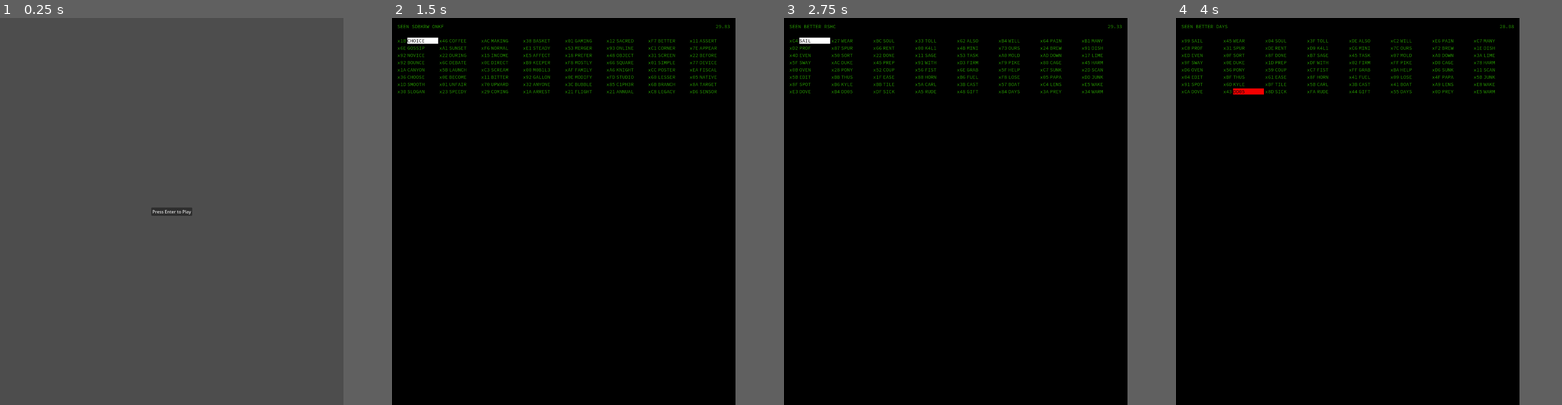
Above: before the commit, frames 1-4 (left to right).
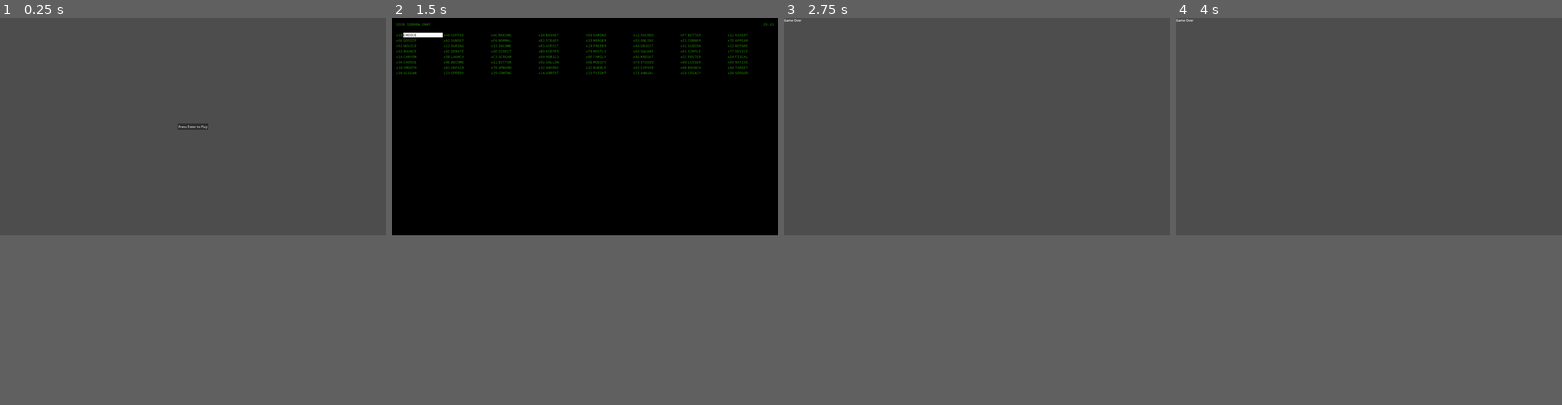
Above: after the commit, the same moments.

Repository: AlgorithmJuice/CodeBreaker
Game: Godot game, scene res://scenes/menu.tscn
Same seed, same stepped clock (60 frames per second), same inputs: the game is played once before the commit and once after it.
Inputs (mouse positions are in pixels of both pictures, inside the frame that each line leads up to):
- Up to frame 1 (0.25 s): no input
- Up to frame 2 (1.5 s): click "Press Enter to Play" at 0.5 s; click "SEEN" at 1.25 s
- Up to frame 3 (2.75 s): click "BETTER" at 2 s
- Up to frame 4 (4 s): click (1330, 48) at 2.75 s, where only the run before the commit has a clickable "K4L1"; click (1249, 91) at 3.5 s, where only the run before the commit has a clickable "DD05"
In our replay, the window is 711x800 before the commit and 799x449 after it. These sizes can differ from the game's own. Grey fills any space a smaller window leaves; there, only what the larger window draws over its background counts as a difference.

The runs differ from the first frame. In frame 1, 0.3% of the frame differs, in the area x 39-54%, y 27-52%; in frame 2, 3.1%; in frame 3, 50%; in frame 4, 50%, in the area x 0-89%, y 0-57%.
Error before the commit: Out of bounds get index '3' (on base: 'Array') (res://scripts/game_controller.gd:106)

Commit message:
Added win_condition_check to game_controller

Diff:
--- a/project.godot
+++ b/project.godot
@@ -25,7 +25,7 @@
 [bgs_arcade_cab]
 
 general/hide_cursor=false
-general/force_fullscreen=false
+general/force_fullscreen=true
 credits/minimum_required_credits=1
 credits/free_play_enabled=false
 idle_quit/enabled=false
@@ -33,8 +33,9 @@
 
 [display]
 
-window/size/viewport_width=1280
-window/size/viewport_height=1440
+window/size/viewport_width=1920
+window/size/viewport_height=1080
+window/size/mode=3
 
 [dotnet]
 
--- /dev/null
+++ b/scenes/final.tscn
@@ -0,0 +1,13 @@
+[gd_scene format=3 uid="uid://cp706tt1g6bsa"]
+
+[node name="Final" type="Node2D"]
+
+[node name="Container" type="Container" parent="."]
+offset_right = 2560.0
+offset_bottom = 1440.0
+
+[node name="RichTextLabel" type="RichTextLabel" parent="Container"]
+layout_mode = 2
+text = "Game Over"
+fit_content = true
+autowrap_mode = 0
--- a/scenes/menu.tscn
+++ b/scenes/menu.tscn
@@ -15,9 +15,10 @@
 
 [node name="Menu" type="Control"]
 layout_mode = 3
-anchors_preset = 15
-anchor_right = 1.0
-anchor_bottom = 1.0
+anchor_right = 1.5
+anchor_bottom = 0.75
+offset_right = -960.0
+offset_bottom = 270.0
 grow_horizontal = 2
 grow_vertical = 2
 script = ExtResource("1_ctlxc")
--- a/scripts/game_controller.gd
+++ b/scripts/game_controller.gd
@@ -8,6 +8,7 @@
 
 var passphrase: Array = []
 var words: Array = []
+var discovered_letters: Array = []
 var current_round: int = 0
 var total_rounds: int = 0
 var passphrase_label: Label = null
@@ -19,6 +20,7 @@
 	passphrase = get_passphrase()
 	words = get_words()
 	total_rounds = passphrase.size()
+	print("total rounds: " + str(total_rounds))
 
 	init_passphrase()
 	init_countdown()
@@ -51,6 +53,8 @@
 
 func _on_passcode_pressed():
 	current_round += 1
+	win_condition_check()
+
 	words = get_words()
 
 	countdown_timer.stop()
@@ -59,6 +63,11 @@
 
 	clear_matrix()
 	display_matrix()
+
+func win_condition_check():
+	if current_round == (total_rounds - 1):
+		get_tree().change_scene_to_file("res://scenes/final.tscn")
+	return
 
 func _on_leet_pressed():
 	print("leet!")
@@ -101,6 +110,7 @@
 	countdown_label.text = display_countdown()
 
 func get_words():
+	print("get words called")
 	var selected_words = []
 	var total_words = num_words - (num_leet + 1) # Exclude leets words and correct word.
 	var word_length = str(passphrase[current_round].length())
@@ -152,6 +162,10 @@
 		matrix_container.remove_child(child)
 		matrix_container.add_child(child)
 
+func clear_discovered_letters():
+	discovered_letters = []
+	return
+
 func clear_matrix():
 	for child in matrix_container.get_children():
 		matrix_container.remove_child(child)
